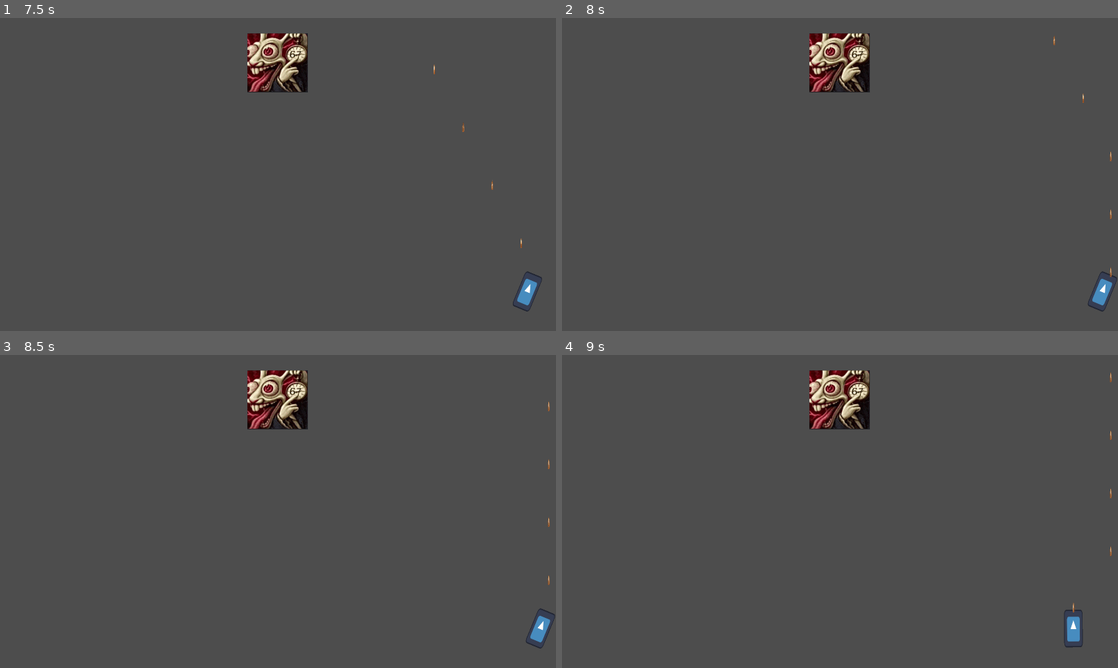
Above: before the commit, frames 1-4 (two rows, left to right).
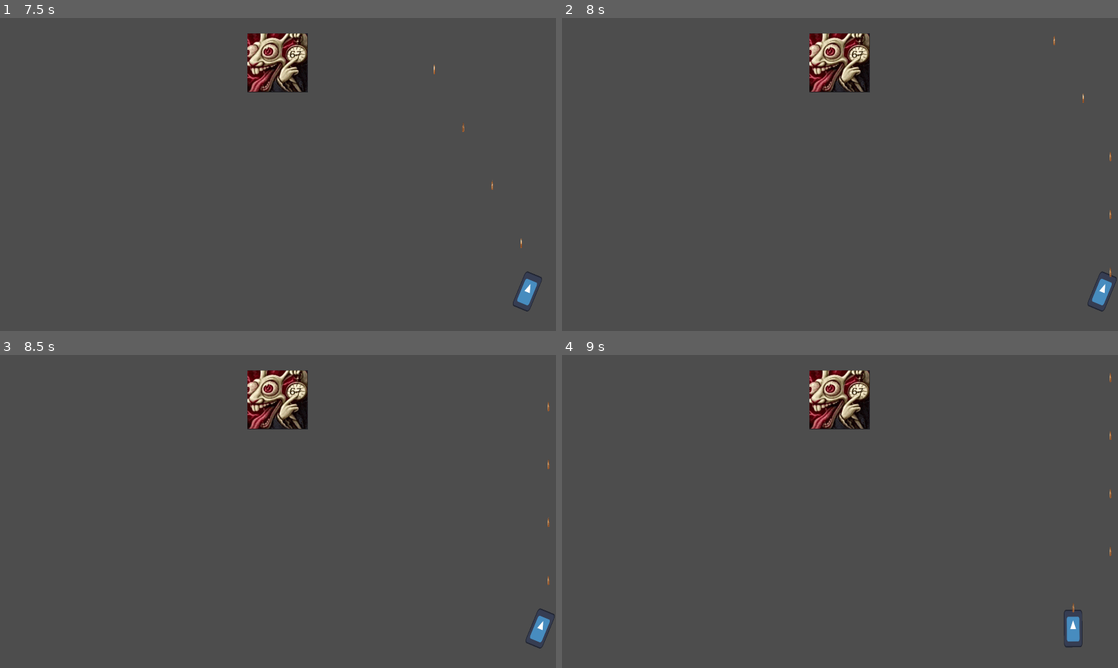
Above: after the commit, the same moments.

Repository: KopyB/TugasGIMPARTY13
Game: Godot game, scene res://scenes/main_menu.tscn
The game is run twice, just before and just after one commit, with the same random seed, the same clock (stepped at 60 frames per second) and the same inputs. The engine's default icon, where the game draws it, is replaced by a stand-in: a white triangle on a blue panel in a dark square.
Inputs:
- Up to frame 1 (7.5 s): click "START" at 0.5 s; tap Enter at 1.25 s; hold Right (ui_right) 1.28-2.78 s; hold Left (ui_left) 2.78-5.03 s; hold Right (ui_right) from 5.03 s (still down)
- Up to frame 2 (8 s): keep holding Right (ui_right)
- Up to frame 3 (8.5 s): keep holding Right (ui_right); tap Space at 8 s
- Up to frame 4 (9 s): tap Enter at 8.75 s; release Right (ui_right) at 8.78 s; hold Left (ui_left) from 8.78 s (still down)

Frame 1 is identical in both runs. In frame 2, less than 0.1% of the frame differs, in the area x 94-99%, y 42-92%; in frame 3, less than 0.1%; in frame 4, less than 0.1%, in the area x 90-99%, y 5-93%.

Commit message:
fix men
fix fix

Diff:
--- a/scenes/main.tscn
+++ b/scenes/main.tscn
@@ -47,14 +47,10 @@
 position = Vector2(1160, 331)
 
 [node name="CollisionShape2D2" type="CollisionShape2D" parent="BorderRight"]
-position = Vector2(771, 209.25)
+position = Vector2(770, 211)
 shape = SubResource("RectangleShape2D_h2yge")
 
 [node name="Dummy" parent="." instance=ExtResource("3_sugp2")]
-position = Vector2(958.00006, 155)
-scale = Vector2(2.243505, 2.236937)
-
-[node name="Dummy" parent="Dummy" instance=ExtResource("3_sugp2")]
 position = Vector2(958.00006, 155)
 scale = Vector2(2.243505, 2.236937)
 
@@ -63,7 +59,6 @@
 autoplay = true
 
 [node name="CanvasLayer" type="CanvasLayer" parent="."]
-visible = false
 
 [node name="pause_menu" parent="CanvasLayer" instance=ExtResource("5_tbgi4")]
 
Not shown, changed: Release1/index.apple-touch-icon.png.import
Not shown, changed: Release1/index.icon.png.import
Not shown, changed: Release1/index.png.import
Not shown, changed: Release1/Milestone2.zip
Not shown, added: Release1/Milestone2P13.zip
Not shown, changed: Release1/index.html
Not shown, changed: Release1/index.pck
